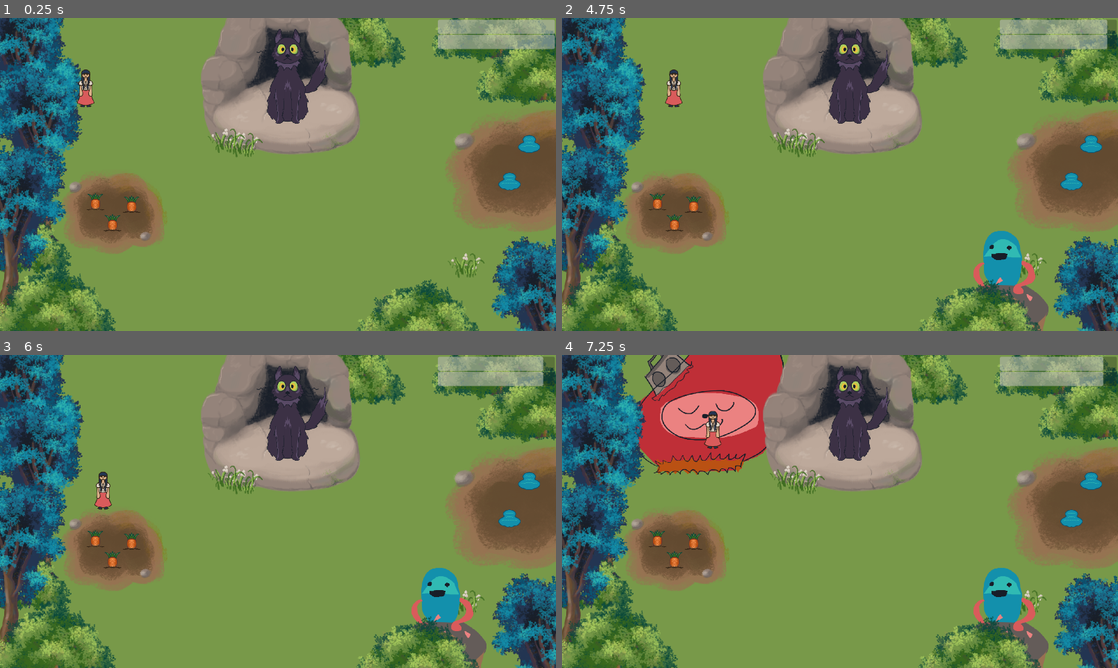
Above: before the commit, frames 1-4 (two rows, left to right).
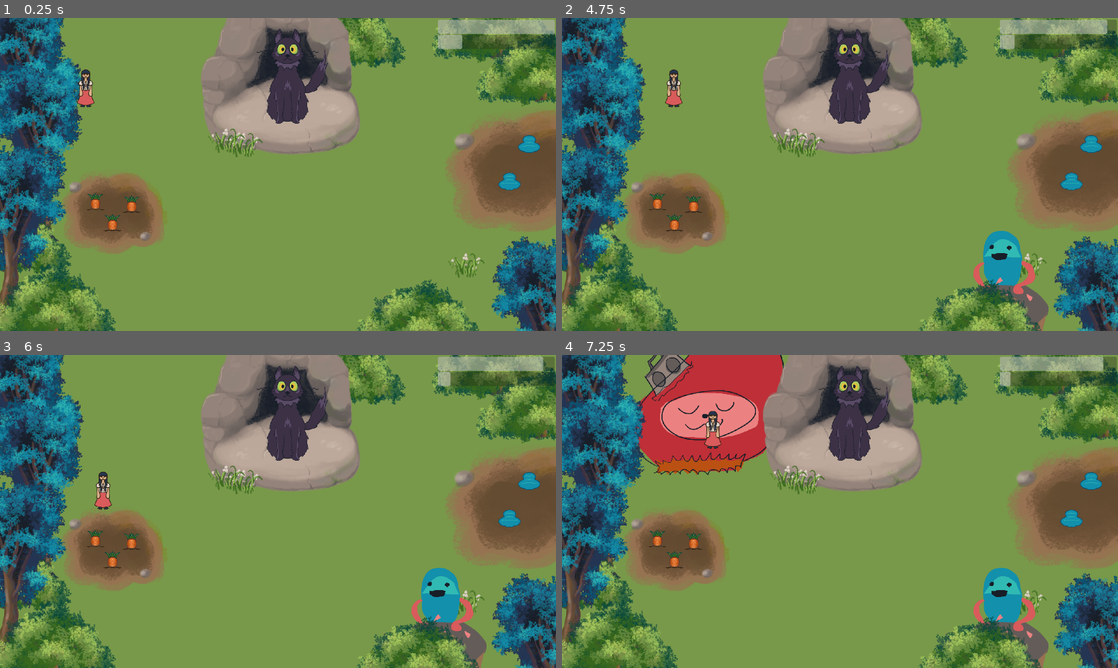
Above: after the commit, the same moments.

Repository: jadicodes/grotto-guardians
Game: Godot game, scene res://world/world.tscn
Same seed, same stepped clock (60 frames per second), same inputs: the game is played once before the commit and once after it. Sound files missing from this copy of the repository are replaced by a short silence.
Inputs:
- Up to frame 1 (0.25 s): no input
- Up to frame 2 (4.75 s): tap Enter at 0.5 s; hold D (move_right) 0.53-1.28 s; tap E (interact) every 0.75 s from 0.6 to 4.35 s; hold S (move_down) 1.28-2.03 s; hold D (move_right) 2.03-2.78 s; hold W (move_up) 2.78-3.53 s; hold A (move_left) from 3.53 s (still down)
- Up to frame 3 (6 s): release A (move_left) at 5.03 s; hold S (move_down) 5.03-5.78 s; tap E (interact) at 5.1, 5.85 s; hold D (move_right) from 5.78 s (still down)
- Up to frame 4 (7.25 s): release D (move_right) at 6.53 s; hold W (move_up) from 6.53 s (still down); tap E (interact) at 6.6 s

The runs differ from the first frame. In frame 1, 0.8% of the frame differs, in the area x 83-100%, y 5-10%; in frame 2, 0.8%; in frame 3, 0.8%, in the area x 80-98%, y 5-10%; in frame 4, 0.8%.

Commit message:
Replace old music with new music

Diff:
--- a/project/entities/creatures/berry.tres
+++ /dev/null
@@ -1,11 +0,0 @@
-[gd_resource type="Resource" script_class="Creature" load_steps=4 format=3 uid="uid://b0uubhb5ut7jm"]
-
-[ext_resource type="AudioStream" uid="uid://dmo82bm32bjdx" path="res://entities/creatures/tweets.wav" id="1_7dp0b"]
-[ext_resource type="Script" path="res://entities/creatures/creature.gd" id="1_632ki"]
-[ext_resource type="Texture2D" uid="uid://pqbgy2i45666" path="res://entities/creatures/berry.png" id="3_pbcik"]
-
-[resource]
-script = ExtResource("1_632ki")
-creature_name = "Berry"
-sprite = ExtResource("3_pbcik")
-music = ExtResource("1_7dp0b")
--- a/project/entities/creatures/buzzy.tres
+++ b/project/entities/creatures/buzzy.tres
@@ -1,11 +1,11 @@
 [gd_resource type="Resource" script_class="Creature" load_steps=4 format=3 uid="uid://8xk7wh6c72uf"]
 
-[ext_resource type="AudioStream" uid="uid://cfwic65knwaka" path="res://entities/creatures/buzz.wav" id="1_mtm1s"]
 [ext_resource type="Script" path="res://entities/creatures/creature.gd" id="1_qutru"]
+[ext_resource type="AudioStream" uid="uid://co4owpmk66bbb" path="res://entities/creatures/gamevoice.wav" id="1_ysfck"]
 [ext_resource type="Texture2D" uid="uid://cceyx3hu15bjg" path="res://entities/creatures/buzz.png" id="3_1m55l"]
 
 [resource]
 script = ExtResource("1_qutru")
 creature_name = "Buzzy"
 sprite = ExtResource("3_1m55l")
-music = ExtResource("1_mtm1s")
+music = ExtResource("1_ysfck")
--- a/project/entities/creatures/chord.tres
+++ b/project/entities/creatures/chord.tres
@@ -1,11 +1,11 @@
 [gd_resource type="Resource" script_class="Creature" load_steps=4 format=3 uid="uid://nb28i4su7rad"]
 
 [ext_resource type="Script" path="res://entities/creatures/creature.gd" id="1_2ifje"]
-[ext_resource type="AudioStream" uid="uid://dg7jinwsq7uxn" path="res://entities/creatures/chords.wav" id="1_d4bbx"]
+[ext_resource type="AudioStream" uid="uid://bj1tolll1gtht" path="res://entities/creatures/gameharp.wav" id="1_rilng"]
 [ext_resource type="Texture2D" uid="uid://pga1xjflkgwb" path="res://entities/creatures/chord.png" id="3_uwqln"]
 
 [resource]
 script = ExtResource("1_2ifje")
 creature_name = "Chord"
 sprite = ExtResource("3_uwqln")
-music = ExtResource("1_d4bbx")
+music = ExtResource("1_rilng")
--- a/project/entities/creatures/rocky.tres
+++ b/project/entities/creatures/rocky.tres
@@ -1,6 +1,6 @@
 [gd_resource type="Resource" script_class="Creature" load_steps=4 format=3 uid="uid://6g23e7jxtt7b"]
 
-[ext_resource type="AudioStream" uid="uid://d2d42860wdun2" path="res://entities/creatures/rocky.wav" id="1_fu3jn"]
+[ext_resource type="AudioStream" uid="uid://bhjdjak75pbi1" path="res://entities/creatures/gamedrum.wav" id="1_kr3nw"]
 [ext_resource type="Script" path="res://entities/creatures/creature.gd" id="1_x4hl3"]
 [ext_resource type="Texture2D" uid="uid://dar7cj5frc6i0" path="res://entities/creatures/rocky.png" id="3_j44tw"]
 
@@ -8,4 +8,4 @@
 script = ExtResource("1_x4hl3")
 creature_name = "Rocky"
 sprite = ExtResource("3_j44tw")
-music = ExtResource("1_fu3jn")
+music = ExtResource("1_kr3nw")
--- a/project/entities/guardian/guardian.gd
+++ b/project/entities/guardian/guardian.gd
@@ -28,3 +28,7 @@
 func _on_happiness_timer_timeout() -> void:
 	emit_signal("leveled_up")
 	$HappinessTimer.start()
+
+
+func _on_hud_leveled_down() -> void:
+	$HappinessTimer.start()
--- a/project/hud/hud.gd
+++ b/project/hud/hud.gd
@@ -1,4 +1,6 @@
 extends Control
+
+signal leveled_down
 
 
 func _process(_delta: float) -> void:
@@ -11,11 +13,13 @@
 
 
 func _on_hunger_timer_timeout() -> void:
-	get_tree().quit()
+	emit_signal("leveled_down")
+	$HungerTimer.start()
 
 
 func _on_thirst_timer_timeout() -> void:
-	get_tree().quit()
+	emit_signal("leveled_down")
+	$ThirstTimer.start()
 
 
 func _on_guardian_drank() -> void:
--- a/project/hud/hud.tscn
+++ b/project/hud/hud.tscn
@@ -49,7 +49,7 @@
 show_percentage = false
 
 [node name="ThirstTimer" type="Timer" parent="."]
-wait_time = 60.0
+wait_time = 12.0
 one_shot = true
 autostart = true
 
--- a/project/world/world.gd
+++ b/project/world/world.gd
@@ -9,7 +9,6 @@
 	NONE,
 	ROCKY,
 	BUZZ,
-	BERRY,
 	CHORDS,
 }
 
@@ -36,20 +35,29 @@
 				if creature.type.creature_name == "Rocky":
 					creature.show_creature(_music_time)
 					_music_playing = true
+				if creature.type.creature_name == "Buzzy":
+					creature.hide_creature()
+				if creature.type.creature_name == "Chord":
+					creature.hide_creature()
 		state.BUZZ:
 			for creature in $Creatures.get_children():
 				if creature.type.creature_name == "Buzzy":
 					creature.show_creature(_music_time)
-		state.BERRY:
-			for creature in $Creatures.get_children():
-				if creature.type.creature_name == "Berry":
-					creature.show_creature(_music_time)
+				if creature.type.creature_name == "Chord":
+					creature.hide_creature()
 		state.CHORDS:
 			for creature in $Creatures.get_children():
 				if creature.type.creature_name == "Chord":
 					creature.show_creature(_music_time)
+	print(current_state)
 
 
 func _on_guardian_leveled_up() -> void:
-	level += 1
+	if level < 3:
+		level += 1
+		_change_state(level)
+
+
+func _on_hud_leveled_down() -> void:
+	level -= 1
 	_change_state(level)
--- a/project/world/world.tscn
+++ b/project/world/world.tscn
@@ -15,7 +15,6 @@
 [ext_resource type="Texture2D" uid="uid://b8xbcu44wdwf1" path="res://world/tree.png" id="10_egceg"]
 [ext_resource type="Texture2D" uid="uid://3xi4of5730xv" path="res://world/bush.png" id="11_50awj"]
 [ext_resource type="PackedScene" uid="uid://sbhjmwv86ymb" path="res://entities/creatures/creature_body.tscn" id="12_51sri"]
-[ext_resource type="Resource" uid="uid://b0uubhb5ut7jm" path="res://entities/creatures/berry.tres" id="13_wybsb"]
 
 [node name="World" type="Node2D"]
 script = ExtResource("1_3wc5j")
@@ -48,10 +47,6 @@
 type = ExtResource("8_la7rc")
 
 [node name="Creatures" type="CanvasLayer" parent="."]
-
-[node name="Berry" parent="Creatures" instance=ExtResource("12_51sri")]
-position = Vector2(907, 736)
-type = ExtResource("13_wybsb")
 
 [node name="Rocky" parent="Creatures" instance=ExtResource("12_51sri")]
 position = Vector2(1515, 948)
@@ -143,3 +138,5 @@
 [connection signal="drank" from="Guardian/Guardian" to="HUD/HUD" method="_on_guardian_drank"]
 [connection signal="leveled_up" from="Guardian/Guardian" to="." method="_on_guardian_leveled_up"]
 [connection signal="picked_up" from="Player/Player" to="." method="_on_player_picked_up"]
+[connection signal="leveled_down" from="HUD/HUD" to="." method="_on_hud_leveled_down"]
+[connection signal="leveled_down" from="HUD/HUD" to="Guardian/Guardian" method="_on_hud_leveled_down"]
Binary file removed: project/entities/creatures/berry.png
Not shown, removed: project/entities/creatures/berry.png.import
Not shown, added: project/entities/creatures/gamedrum.wav.import
Not shown, added: project/entities/creatures/gameharp.wav.import
Not shown, added: project/entities/creatures/gamevoice.wav.import
Not shown: 1 places in project/world/world.tscn that only renumber resources
Not shown, added: project/entities/creatures/gamedrum.wav
Not shown, added: project/entities/creatures/gameharp.wav
Not shown, added: project/entities/creatures/gamevoice.wav
